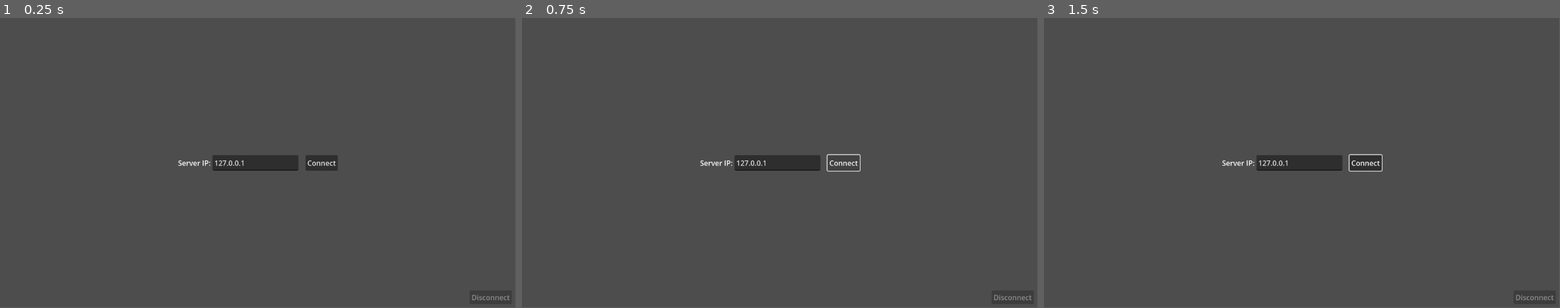
Above: before the commit, frames 1-3 (left to right).
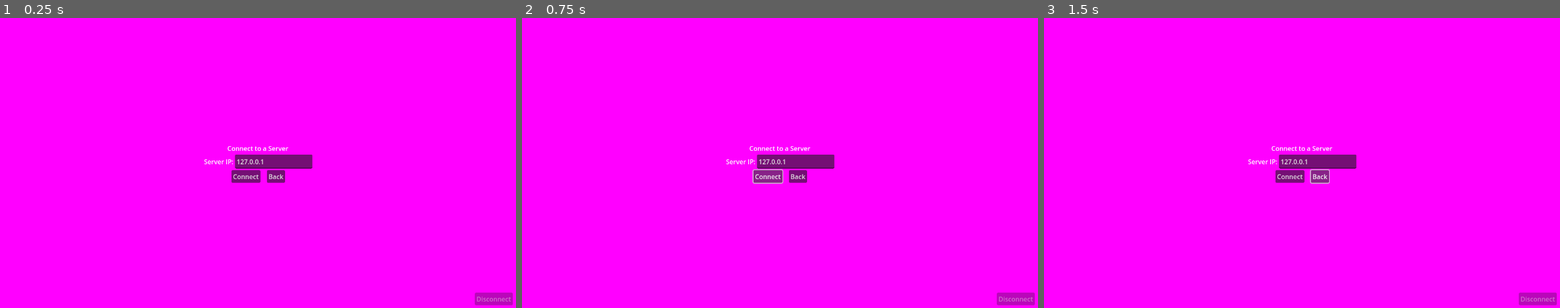
Above: after the commit, the same moments.

Repository: GodotCommunityGamesOrg/gcg-social
Game: Godot game, scene res://scenes/components/multiplayer_connection/multiplayer_connection.tscn
Same seed, same stepped clock (60 frames per second), same inputs: the game is played once before the commit and once after it. This scene is started directly instead of the project's main scene.
Inputs (mouse positions are in pixels of both pictures, inside the frame that each line leads up to):
- Up to frame 1 (0.25 s): no input
- Up to frame 2 (0.75 s): click "Connect" at 0.5 s
- Up to frame 3 (1.5 s): click (1317, 174) at 1.25 s, where only the run after the commit has a clickable "Back"
In our replay, the window is 799x449 before the commit and 800x450 after it. These sizes can differ from the game's own. Grey fills any space a smaller window leaves; there, only what the larger window draws over its background counts as a difference.

The runs differ from the first frame. In frame 1, 100% of the frame differs, in the area x 0-100%, y 0-100%; in frame 2, 100%; in frame 3, 100%.
Error after the commit: Cannot call method 'show' on a null value. (res://scenes/components/multiplayer_connection/multiplayer_connection.gd:111)

Commit message:
UI: Basic Menus: Options, Credits, MainMenu (#9)
* Basic Menues

Expand upon HUD by implementing the basics for:
- Main Menu
- Options Menu
- Credits Menu

Also add the Nunito font (supports latin and cyrilc); label the server
instance; give the server a quit button.

* Headings and add back button to connection menu

* Center buttons (forgot to save...)

* Add 3rd Party Asset Manifest

* Update Credits Menu witha LinkButtons & move back buttons inwards

* Forgot to name LinkButton node for source code.

Diff:
--- /dev/null
+++ b/assets/labels/menu_headers.tres
@@ -0,0 +1,11 @@
+[gd_resource type="LabelSettings" load_steps=2 format=3 uid="uid://pbkkshamsp7j"]
+
+[ext_resource type="FontFile" uid="uid://crk5y1l3oi0qd" path="res://assets/fonts/nunito/Nunito.ttf" id="1_yhhvd"]
+
+[resource]
+font = ExtResource("1_yhhvd")
+font_size = 32
+outline_size = 5
+shadow_size = 5
+shadow_color = Color(0, 0, 0, 1)
+shadow_offset = Vector2(2, 2)
--- /dev/null
+++ b/assets/labels/title.tres
@@ -0,0 +1,11 @@
+[gd_resource type="LabelSettings" load_steps=2 format=3 uid="uid://d4anjv50q126s"]
+
+[ext_resource type="FontFile" uid="uid://crk5y1l3oi0qd" path="res://assets/fonts/nunito/Nunito.ttf" id="1_hfgmp"]
+
+[resource]
+font = ExtResource("1_hfgmp")
+font_size = 128
+outline_size = 5
+shadow_size = 11
+shadow_color = Color(0, 0, 0, 1)
+shadow_offset = Vector2(3, 3)
--- a/project.godot
+++ b/project.godot
@@ -11,9 +11,21 @@
 [application]
 
 config/name="gcg-social"
+config/name_localized={
+"en_US": "gcg-social"
+}
+config/description="A Multiplayer Social game built by Godot Community Games"
+config/version="0.0.1"
 run/main_scene="res://scenes/main.tscn"
 config/features=PackedStringArray("4.3", "GL Compatibility")
 config/icon="res://icon.svg"
+
+[display]
+
+window/size/viewport_width=1280
+window/size/viewport_height=720
+window/stretch/mode="viewport"
+window/stretch/aspect="expand"
 
 [input]
 
@@ -38,6 +50,10 @@
 ]
 }
 
+[internationalization]
+
+locale/locale_filter_mode=0
+
 [rendering]
 
 renderer/rendering_method="gl_compatibility"
--- a/scenes/components/multiplayer_connection/multiplayer_connection.gd
+++ b/scenes/components/multiplayer_connection/multiplayer_connection.gd
@@ -11,15 +11,21 @@
 var url: String = "127.0.0.1"
 const PORT: int = 9009
 
-@onready var host_input: TextEdit = $Connect/HostInput
-@onready var connect_btn: Button = $Connect/ConnectBtn
+@onready var host_input: TextEdit = $Connect/Details/HostInput
+@onready var connect_btn: Button = $Connect/Buttons/ConnectBtn
 @onready var disconnect_btn: Button = $DisconnectBtn
+@onready var main_menu: Control = $"../MainMenu"
+@onready var server_label: Label = $"../ServerLabel"
+@onready var back: Button = $Connect/Buttons/Back
 
 func _ready() -> void:
 	update_connection_buttons()
 	if OS.has_feature("is_server"):
 		setup_server_connection()
 		$Connect.hide()
+		$Background.hide()
+		main_menu.hide()
+		server_label.show()
 	else:
 		setup_client_connection()
 
@@ -72,13 +78,18 @@
 
 	if multiplayer_peer.get_connection_status() == multiplayer_peer.CONNECTION_DISCONNECTED:
 		$Connect.show()
+		$Background.show()
+		back.show()
 		connect_btn.disabled = false
 		disconnect_btn.disabled = true
 	if multiplayer_peer.get_connection_status() == multiplayer_peer.CONNECTION_CONNECTING:
+		back.hide()
 		connect_btn.disabled = true
 		disconnect_btn.disabled = true
 	if multiplayer_peer.get_connection_status() == multiplayer_peer.CONNECTION_CONNECTED:
+		back.hide()
 		$Connect.hide()
+		$Background.hide()
 		connect_btn.disabled = true
 		disconnect_btn.disabled = false
 
@@ -92,4 +103,10 @@
 ## [client only] Called on the client when the disconnect button is pressed
 func _on_disconnect_btn_pressed() -> void:
 	multiplayer_peer.close()
+	main_menu.show()
 	update_connection_buttons()
+
+
+func _on_back_pressed() -> void:
+	main_menu.show()
+	pass
--- a/scenes/components/multiplayer_connection/multiplayer_connection.tscn
+++ b/scenes/components/multiplayer_connection/multiplayer_connection.tscn
@@ -1,6 +1,9 @@
-[gd_scene load_steps=2 format=3 uid="uid://cle6alqm1uehe"]
+[gd_scene load_steps=4 format=3 uid="uid://cle6alqm1uehe"]
 
 [ext_resource type="Script" path="res://scenes/components/multiplayer_connection/multiplayer_connection.gd" id="1_22lmt"]
+[ext_resource type="LabelSettings" uid="uid://pbkkshamsp7j" path="res://assets/labels/menu_headers.tres" id="2_lhu3x"]
+
+[sub_resource type="PlaceholderTexture2D" id="PlaceholderTexture2D_ccth6"]
 
 [node name="MultiplayerConnection" type="Control"]
 layout_mode = 3
@@ -13,43 +16,14 @@
 size_flags_vertical = 4
 script = ExtResource("1_22lmt")
 
-[node name="Connect" type="HBoxContainer" parent="."]
+[node name="Background" type="TextureRect" parent="."]
 layout_mode = 1
-anchors_preset = 8
-anchor_left = 0.5
-anchor_top = 0.5
-anchor_right = 0.5
-anchor_bottom = 0.5
-offset_left = -178.5
-offset_top = -17.5
-offset_right = 178.5
-offset_bottom = 17.5
+anchors_preset = 15
+anchor_right = 1.0
+anchor_bottom = 1.0
 grow_horizontal = 2
 grow_vertical = 2
-size_flags_horizontal = 4
-size_flags_vertical = 4
-
-[node name="ServerIP" type="Label" parent="Connect"]
-layout_mode = 2
-text = "Server IP:"
-
-[node name="HostInput" type="TextEdit" parent="Connect"]
-custom_minimum_size = Vector2(192, 0)
-layout_mode = 2
-size_flags_horizontal = 4
-size_flags_vertical = 4
-text = "127.0.0.1"
-placeholder_text = "SERVER_IP"
-scroll_fit_content_height = true
-
-[node name="Spacer" type="Control" parent="Connect"]
-custom_minimum_size = Vector2(8, 8)
-layout_mode = 2
-
-[node name="ConnectBtn" type="Button" parent="Connect"]
-layout_mode = 2
-text = "Connect
-"
+texture = SubResource("PlaceholderTexture2D_ccth6")
 
 [node name="DisconnectBtn" type="Button" parent="."]
 layout_mode = 1
@@ -66,5 +40,63 @@
 grow_vertical = 0
 text = "Disconnect"
 
-[connection signal="pressed" from="Connect/ConnectBtn" to="." method="_on_connect_btn_pressed"]
+[node name="Connect" type="VBoxContainer" parent="."]
+layout_mode = 1
+anchors_preset = 8
+anchor_left = 0.5
+anchor_top = 0.5
+anchor_right = 0.5
+anchor_bottom = 0.5
+offset_left = -178.5
+offset_top = -17.5
+offset_right = 178.5
+offset_bottom = 17.5
+grow_horizontal = 2
+grow_vertical = 2
+
+[node name="ConnectLabel" type="Label" parent="Connect"]
+layout_mode = 2
+text = "Connect to a Server"
+label_settings = ExtResource("2_lhu3x")
+horizontal_alignment = 1
+
+[node name="Details" type="HBoxContainer" parent="Connect"]
+layout_mode = 2
+size_flags_horizontal = 4
+size_flags_vertical = 4
+
+[node name="ServerIP" type="Label" parent="Connect/Details"]
+layout_mode = 2
+text = "Server IP:"
+
+[node name="HostInput" type="TextEdit" parent="Connect/Details"]
+custom_minimum_size = Vector2(192, 0)
+layout_mode = 2
+size_flags_horizontal = 4
+size_flags_vertical = 4
+text = "127.0.0.1"
+placeholder_text = "SERVER_IP"
+scroll_fit_content_height = true
+
+[node name="Buttons" type="HBoxContainer" parent="Connect"]
+layout_mode = 2
+size_flags_horizontal = 4
+
+[node name="ConnectBtn" type="Button" parent="Connect/Buttons"]
+layout_mode = 2
+text = "Connect
+"
+
+[node name="Spacer" type="Control" parent="Connect/Buttons"]
+custom_minimum_size = Vector2(8, 8)
+layout_mode = 2
+
+[node name="Back" type="Button" parent="Connect/Buttons"]
+layout_mode = 2
+size_flags_horizontal = 4
+size_flags_vertical = 4
+text = "Back"
+
 [connection signal="pressed" from="DisconnectBtn" to="." method="_on_disconnect_btn_pressed"]
+[connection signal="pressed" from="Connect/Buttons/ConnectBtn" to="." method="_on_connect_btn_pressed"]
+[connection signal="pressed" from="Connect/Buttons/Back" to="." method="_on_back_pressed"]
--- /dev/null
+++ b/scenes/kill_server.gd
@@ -0,0 +1,7 @@
+extends Button
+
+
+func _on_pressed() -> void:
+	print("Server killed by user")
+	get_tree().quit()
+	pass # Replace with function body.
--- a/scenes/main.tscn
+++ b/scenes/main.tscn
@@ -1,14 +1,62 @@
-[gd_scene load_steps=4 format=3 uid="uid://4intjybpv5s6"]
+[gd_scene load_steps=10 format=3 uid="uid://4intjybpv5s6"]
 
+[ext_resource type="PackedScene" uid="uid://dwajhddpq8f51" path="res://scenes/ui/main_menu.tscn" id="2_qyefe"]
 [ext_resource type="PackedScene" uid="uid://cudifpbd7u4hu" path="res://scenes/components/wall/wall.tscn" id="3_8g0g3"]
 [ext_resource type="Script" path="res://scenes/players.gd" id="3_81rha"]
+[ext_resource type="PackedScene" uid="uid://b571wyts626or" path="res://scenes/ui/options_menu.tscn" id="3_f7tt1"]
 [ext_resource type="PackedScene" uid="uid://cle6alqm1uehe" path="res://scenes/components/multiplayer_connection/multiplayer_connection.tscn" id="3_qakxp"]
+[ext_resource type="PackedScene" uid="uid://bnmgufd7m2y27" path="res://scenes/ui/credits_menu.tscn" id="4_b63uw"]
+[ext_resource type="FontFile" uid="uid://crk5y1l3oi0qd" path="res://assets/fonts/nunito/Nunito.ttf" id="5_6g78f"]
+[ext_resource type="Script" path="res://scenes/kill_server.gd" id="6_6uen7"]
+
+[sub_resource type="LabelSettings" id="LabelSettings_1aih0"]
+font = ExtResource("5_6g78f")
+font_size = 24
+outline_size = 5
+shadow_size = 11
+shadow_color = Color(0, 0, 0, 1)
 
 [node name="Main" type="Node2D"]
 
 [node name="HUD" type="CanvasLayer" parent="."]
 
 [node name="MultiplayerConnection" parent="HUD" instance=ExtResource("3_qakxp")]
+
+[node name="MainMenu" parent="HUD" instance=ExtResource("2_qyefe")]
+
+[node name="OptionsMenu" parent="HUD" instance=ExtResource("3_f7tt1")]
+visible = false
+
+[node name="CreditsMenu" parent="HUD" instance=ExtResource("4_b63uw")]
+visible = false
+
+[node name="ServerLabel" type="Label" parent="HUD"]
+visible = false
+anchors_preset = 7
+anchor_left = 0.5
+anchor_top = 1.0
+anchor_right = 0.5
+anchor_bottom = 1.0
+offset_left = -81.5
+offset_top = -23.0
+offset_right = 81.5
+grow_horizontal = 2
+grow_vertical = 0
+text = "< # - SERVER INSTANCE - # >"
+label_settings = SubResource("LabelSettings_1aih0")
+
+[node name="Kill Server" type="Button" parent="HUD/ServerLabel"]
+layout_mode = 1
+anchors_preset = 5
+anchor_left = 0.5
+anchor_right = 0.5
+offset_left = -43.0
+offset_top = -32.0
+offset_right = 43.0
+offset_bottom = -1.0
+grow_horizontal = 2
+text = "Kill Server"
+script = ExtResource("6_6uen7")
 
 [node name="MultiplayerSpawner" type="MultiplayerSpawner" parent="."]
 _spawnable_scenes = PackedStringArray("res://scenes/characters/player.tscn")
@@ -38,3 +86,4 @@
 
 [connection signal="client_connected" from="HUD/MultiplayerConnection" to="Players" method="_on_multiplayer_connection_client_connected"]
 [connection signal="client_disconnected" from="HUD/MultiplayerConnection" to="Players" method="_on_multiplayer_connection_client_disconnected"]
+[connection signal="pressed" from="HUD/ServerLabel/Kill Server" to="HUD/ServerLabel/Kill Server" method="_on_pressed"]
--- /dev/null
+++ b/scenes/ui/credits_menu.gd
@@ -0,0 +1,16 @@
+extends Control
+
+
+# Called when the node enters the scene tree for the first time.
+func _ready() -> void:
+	pass # Replace with function body.
+
+
+# Called every frame. 'delta' is the elapsed time since the previous frame.
+func _process(delta: float) -> void:
+	pass
+
+
+func _on_back_button_pressed() -> void:
+	hide()
+	pass
--- /dev/null
+++ b/scenes/ui/credits_menu.tscn
@@ -0,0 +1,110 @@
+[gd_scene load_steps=4 format=3 uid="uid://bnmgufd7m2y27"]
+
+[ext_resource type="Script" path="res://scenes/ui/credits_menu.gd" id="1_fdeba"]
+[ext_resource type="LabelSettings" uid="uid://pbkkshamsp7j" path="res://assets/labels/menu_headers.tres" id="2_8j8hf"]
+
+[sub_resource type="PlaceholderTexture2D" id="PlaceholderTexture2D_8u72y"]
+
+[node name="Credits" type="Control"]
+layout_mode = 3
+anchors_preset = 15
+anchor_right = 1.0
+anchor_bottom = 1.0
+grow_horizontal = 2
+grow_vertical = 2
+script = ExtResource("1_fdeba")
+
+[node name="MenuBackground" type="TextureRect" parent="."]
+layout_mode = 1
+anchors_preset = 15
+anchor_right = 1.0
+anchor_bottom = 1.0
+grow_horizontal = 2
+grow_vertical = 2
+texture = SubResource("PlaceholderTexture2D_8u72y")
+
+[node name="BackButton" type="Button" parent="."]
+layout_mode = 1
+anchors_preset = 3
+anchor_left = 1.0
+anchor_top = 1.0
+anchor_right = 1.0
+anchor_bottom = 1.0
+offset_left = -56.0
+offset_top = -48.0
+offset_right = -11.0
+offset_bottom = -17.0
+grow_horizontal = 0
+grow_vertical = 0
+text = "Back"
+
+[node name="Credits" type="VBoxContainer" parent="."]
+layout_mode = 1
+anchors_preset = 8
+anchor_left = 0.5
+anchor_top = 0.5
+anchor_right = 0.5
+anchor_bottom = 0.5
+offset_left = -122.0
+offset_top = -75.0
+offset_right = 122.0
+offset_bottom = 75.0
+grow_horizontal = 2
+grow_vertical = 2
+
+[node name="Header" type="Label" parent="Credits"]
+layout_mode = 2
+text = "Credits"
+label_settings = ExtResource("2_8j8hf")
+horizontal_alignment = 1
+
+[node name="Spacer" type="Control" parent="Credits"]
+custom_minimum_size = Vector2(8, 8)
+layout_mode = 2
+
+[node name="ContributorsLink" type="LinkButton" parent="Credits"]
+layout_mode = 2
+size_flags_horizontal = 4
+text = "See List of Contributors"
+underline = 1
+uri = "https://github.com/Godot-Community-Games-Org/gcg-social/graphs/contributors"
+
+[node name="3rdPartyLicenseLink" type="LinkButton" parent="Credits"]
+layout_mode = 2
+size_flags_horizontal = 4
+text = "3rd Party License Information"
+underline = 1
+uri = "https://github.com/Godot-Community-Games-Org/gcg-social/blob/main/THIRD_PARTY.md"
+
+[node name="Spacer2" type="Control" parent="Credits"]
+custom_minimum_size = Vector2(8, 8)
+layout_mode = 2
+
+[node name="Socials" type="Label" parent="Credits"]
+layout_mode = 2
+size_flags_horizontal = 4
+text = "Socials:"
+
+[node name="SocialLinks" type="HBoxContainer" parent="Credits"]
+layout_mode = 2
+size_flags_horizontal = 4
+
+[node name="Discord" type="LinkButton" parent="Credits/SocialLinks"]
+layout_mode = 2
+text = "Discord"
+
+[node name="GitHub" type="LinkButton" parent="Credits/SocialLinks"]
+layout_mode = 2
+text = "GitHub"
+
+[node name="Spacer3" type="Control" parent="Credits"]
+custom_minimum_size = Vector2(8, 8)
+layout_mode = 2
+
+[node name="SourceCodes" type="LinkButton" parent="Credits"]
+layout_mode = 2
+size_flags_horizontal = 4
+text = "See Source Code"
+uri = "https://github.com/Godot-Community-Games-Org/gcg-social"
+
+[connection signal="pressed" from="BackButton" to="." method="_on_back_button_pressed"]
--- /dev/null
+++ b/scenes/ui/main_menu.gd
@@ -0,0 +1,19 @@
+extends Control
+
+@onready var options_menu: Control = $"../OptionsMenu"
+@onready var credits_menu: Control = $"../CreditsMenu"
+
+## Hides the main_menu, showing the MultiplayerConnection control node
+func _on_connect_pressed() -> void:
+	hide()
+	pass
+
+## Make the options menu visible
+func _on_options_pressed() -> void:
+	options_menu.show()
+	pass
+
+## Make the credits menu visible
+func _on_credits_pressed() -> void:
+	credits_menu.show()
+	pass
--- /dev/null
+++ b/scenes/ui/main_menu.tscn
@@ -0,0 +1,104 @@
+[gd_scene load_steps=5 format=3 uid="uid://dwajhddpq8f51"]
+
+[ext_resource type="Script" path="res://scenes/ui/main_menu.gd" id="1_q4mfh"]
+[ext_resource type="LabelSettings" uid="uid://d4anjv50q126s" path="res://assets/labels/title.tres" id="2_4bfu7"]
+
+[sub_resource type="PlaceholderTexture2D" id="PlaceholderTexture2D_8u72y"]
+
+[sub_resource type="GDScript" id="GDScript_08a3e"]
+resource_name = "Exit"
+script/source = "extends Button
+
+## Just quits the game.
+func _on_pressed() -> void:
+	get_tree().quit()
+	pass
+"
+
+[node name="MainMenu" type="Control"]
+layout_mode = 3
+anchors_preset = 15
+anchor_right = 1.0
+anchor_bottom = 1.0
+grow_horizontal = 2
+grow_vertical = 2
+script = ExtResource("1_q4mfh")
+
+[node name="MenuBackground" type="TextureRect" parent="."]
+layout_mode = 0
+anchor_right = 1.0
+anchor_bottom = 1.0
+grow_horizontal = 2
+grow_vertical = 2
+texture = SubResource("PlaceholderTexture2D_8u72y")
+
+[node name="Content" type="VBoxContainer" parent="."]
+layout_mode = 1
+anchors_preset = 8
+anchor_left = 0.5
+anchor_top = 0.5
+anchor_right = 0.5
+anchor_bottom = 0.5
+offset_left = -42.0
+offset_top = -20.0
+offset_right = 42.0
+offset_bottom = 20.0
+grow_horizontal = 2
+grow_vertical = 2
+
+[node name="Title" type="Label" parent="Content"]
+layout_mode = 2
+text = "gcg-social"
+label_settings = ExtResource("2_4bfu7")
+horizontal_alignment = 1
+uppercase = true
+
+[node name="Buttons" type="HBoxContainer" parent="Content"]
+layout_mode = 2
+alignment = 1
+
+[node name="Pad" type="Control" parent="Content/Buttons"]
+custom_minimum_size = Vector2(8, 8)
+layout_mode = 2
+size_flags_horizontal = 3
+
+[node name="Connect" type="Button" parent="Content/Buttons"]
+layout_mode = 2
+text = "Connect
+"
+
+[node name="Pad2" type="Control" parent="Content/Buttons"]
+custom_minimum_size = Vector2(8, 8)
+layout_mode = 2
+
+[node name="Options" type="Button" parent="Content/Buttons"]
+layout_mode = 2
+text = "Options"
+
+[node name="Pad3" type="Control" parent="Content/Buttons"]
+custom_minimum_size = Vector2(8, 8)
+layout_mode = 2
+
+[node name="Credits" type="Button" parent="Content/Buttons"]
+layout_mode = 2
+text = "Credits"
+
+[node name="Pad4" type="Control" parent="Content/Buttons"]
+custom_minimum_size = Vector2(8, 8)
+layout_mode = 2
+
+[node name="Exit" type="Button" parent="Content/Buttons"]
+layout_mode = 2
+text = "Exit
+"
+script = SubResource("GDScript_08a3e")
+
+[node name="Pad5" type="Control" parent="Content/Buttons"]
+custom_minimum_size = Vector2(8, 8)
+layout_mode = 2
+size_flags_horizontal = 3
+
+[connection signal="pressed" from="Content/Buttons/Connect" to="." method="_on_connect_pressed"]
+[connection signal="pressed" from="Content/Buttons/Options" to="." method="_on_options_pressed"]
+[connection signal="pressed" from="Content/Buttons/Credits" to="." method="_on_credits_pressed"]
+[connection signal="pressed" from="Content/Buttons/Exit" to="Content/Buttons/Exit" method="_on_pressed"]
--- /dev/null
+++ b/scenes/ui/options_menu.gd
@@ -0,0 +1,45 @@
+extends Control
+
+@onready var root_viewport: Viewport = get_tree().get_root().get_viewport()
+@onready var snap_transform_pixel: CheckButton = $Options/Snap2DTransformPixel
+@onready var v_sync_toggle: CheckButton = $Options/VSync
+
+
+func _ready() -> void:
+	# initialize button states
+	var snap_2d_pixel_state : bool = ProjectSettings.get_setting("rendering/2d/snap/snap_2d_transforms_to_pixel")
+	snap_transform_pixel.set_pressed_no_signal(snap_2d_pixel_state)
+	var vsync_mode = ProjectSettings.get_setting("display/window/vsync/vsync_mode")
+
+	# Virtical Syncronization Mode
+	# Note that Adaptive and Mailbox are not usable with the Compatibility render backend.
+	if (vsync_mode == DisplayServer.VSYNC_ENABLED):
+		v_sync_toggle.set_pressed_no_signal(true)
+	else: # DisplayServer.VSYNC_DISABLED, DisplayServer.VSYNC_ADAPTIVE and DisplayServer.VSYNC_MAILBOX
+		v_sync_toggle.set_pressed_no_signal(false)
+	pass
+
+# Called every frame. 'delta' is the elapsed time since the previous frame.
+func _process(delta: float) -> void:
+	pass
+
+## Hide options menu (effectively returning to previous scene state)
+func _on_back_button_pressed() -> void:
+	hide()
+	pass
+
+## Set the 'Snap 2D Transform to Pixel' value for both runtime and project settings.
+func _on_snap_2d_transform_pixel_toggled(toggled_on: bool) -> void:
+	RenderingServer.viewport_set_snap_2d_transforms_to_pixel(root_viewport.get_viewport_rid(), toggled_on)
+	ProjectSettings.set_setting("rendering/2d/snap/snap_2d_transforms_to_pixel", toggled_on)
+	pass
+
+
+func _on_v_sync_toggled(toggled_on: bool) -> void:
+	var vsync_mode: DisplayServer.VSyncMode
+	if (toggled_on == true):
+		vsync_mode = DisplayServer.VSYNC_ENABLED
+	else:
+		vsync_mode = DisplayServer.VSYNC_DISABLED
+	DisplayServer.window_set_vsync_mode(vsync_mode)
+	pass
--- /dev/null
+++ b/scenes/ui/options_menu.tscn
@@ -0,0 +1,79 @@
+[gd_scene load_steps=4 format=3 uid="uid://b571wyts626or"]
+
+[ext_resource type="Script" path="res://scenes/ui/options_menu.gd" id="1_ggwvl"]
+[ext_resource type="LabelSettings" uid="uid://pbkkshamsp7j" path="res://assets/labels/menu_headers.tres" id="2_qgasu"]
+
+[sub_resource type="PlaceholderTexture2D" id="PlaceholderTexture2D_rfx17"]
+
+[node name="OptionsMenu" type="Control"]
+layout_mode = 3
+anchors_preset = 15
+anchor_right = 1.0
+anchor_bottom = 1.0
+grow_horizontal = 2
+grow_vertical = 2
+script = ExtResource("1_ggwvl")
+
+[node name="MenuBackground" type="TextureRect" parent="."]
+layout_mode = 1
+anchors_preset = 15
+anchor_right = 1.0
+anchor_bottom = 1.0
+grow_horizontal = 2
+grow_vertical = 2
+texture = SubResource("PlaceholderTexture2D_rfx17")
+
+[node name="OPTIONS_TEST" type="Label" parent="."]
+visible = false
+layout_mode = 0
+offset_right = 111.0
+offset_bottom = 23.0
+text = "OPTIONS TEST"
+
+[node name="BackButton" type="Button" parent="."]
+layout_mode = 1
+anchors_preset = 3
+anchor_left = 1.0
+anchor_top = 1.0
+anchor_right = 1.0
+anchor_bottom = 1.0
+offset_left = -56.0
+offset_top = -48.0
+offset_right = -11.0
+offset_bottom = -17.0
+grow_horizontal = 0
+grow_vertical = 0
+text = "Back"
+
+[node name="Options" type="VBoxContainer" parent="."]
+layout_mode = 1
+anchors_preset = 8
+anchor_left = 0.5
+anchor_top = 0.5
+anchor_right = 0.5
+anchor_bottom = 0.5
+offset_left = -133.0
+offset_top = -20.0
+offset_right = 133.0
+offset_bottom = 20.0
+grow_horizontal = 2
+grow_vertical = 2
+
+[node name="Header" type="Label" parent="Options"]
+layout_mode = 2
+text = "Options"
+label_settings = ExtResource("2_qgasu")
+horizontal_alignment = 1
+
+[node name="Snap2DTransformPixel" type="CheckButton" parent="Options"]
+layout_mode = 2
+text = "Snap 2D Transforms to Pixel"
+autowrap_mode = 3
+
+[node name="VSync" type="CheckButton" parent="Options"]
+layout_mode = 2
+text = "Enable VSync"
+
+[connection signal="pressed" from="BackButton" to="." method="_on_back_button_pressed"]
+[connection signal="toggled" from="Options/Snap2DTransformPixel" to="." method="_on_snap_2d_transform_pixel_toggled"]
+[connection signal="toggled" from="Options/VSync" to="." method="_on_v_sync_toggled"]
Not shown, added: assets/fonts/nunito/LICENSE.txt
Not shown, added: THIRD_PARTY.md
